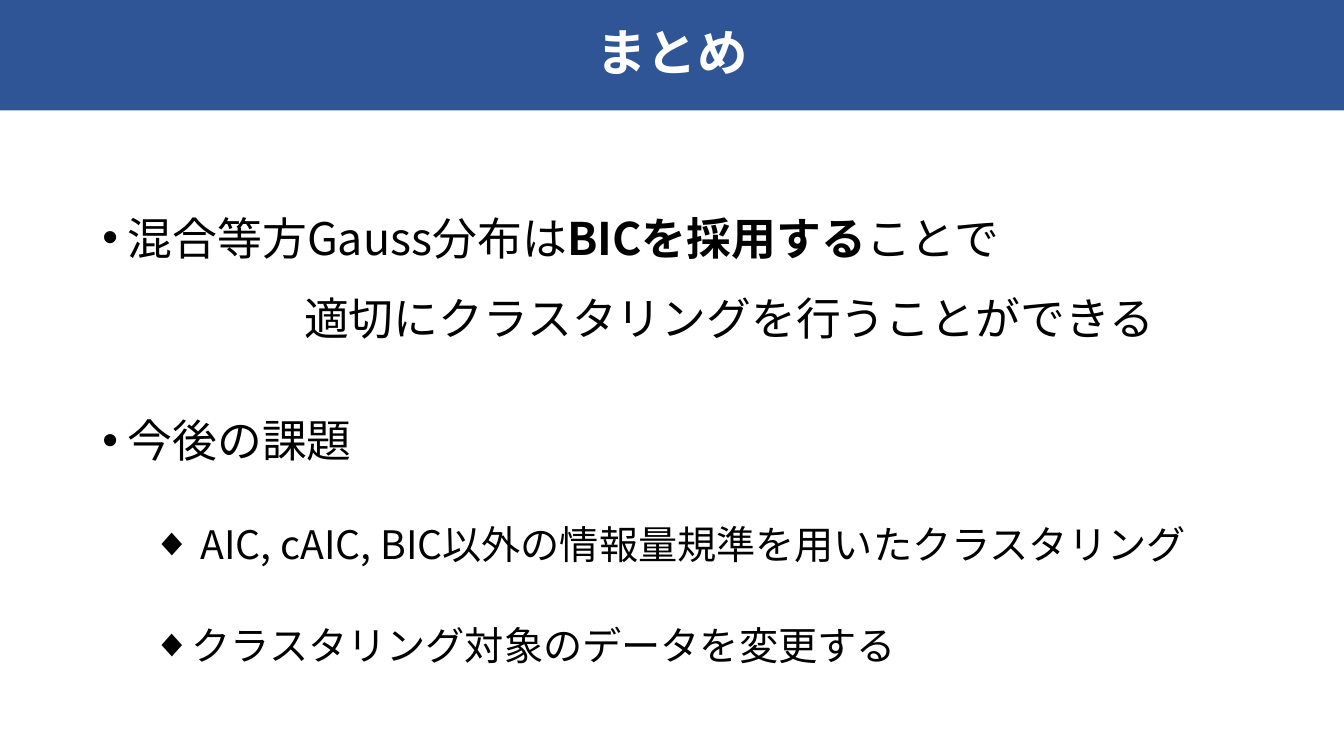
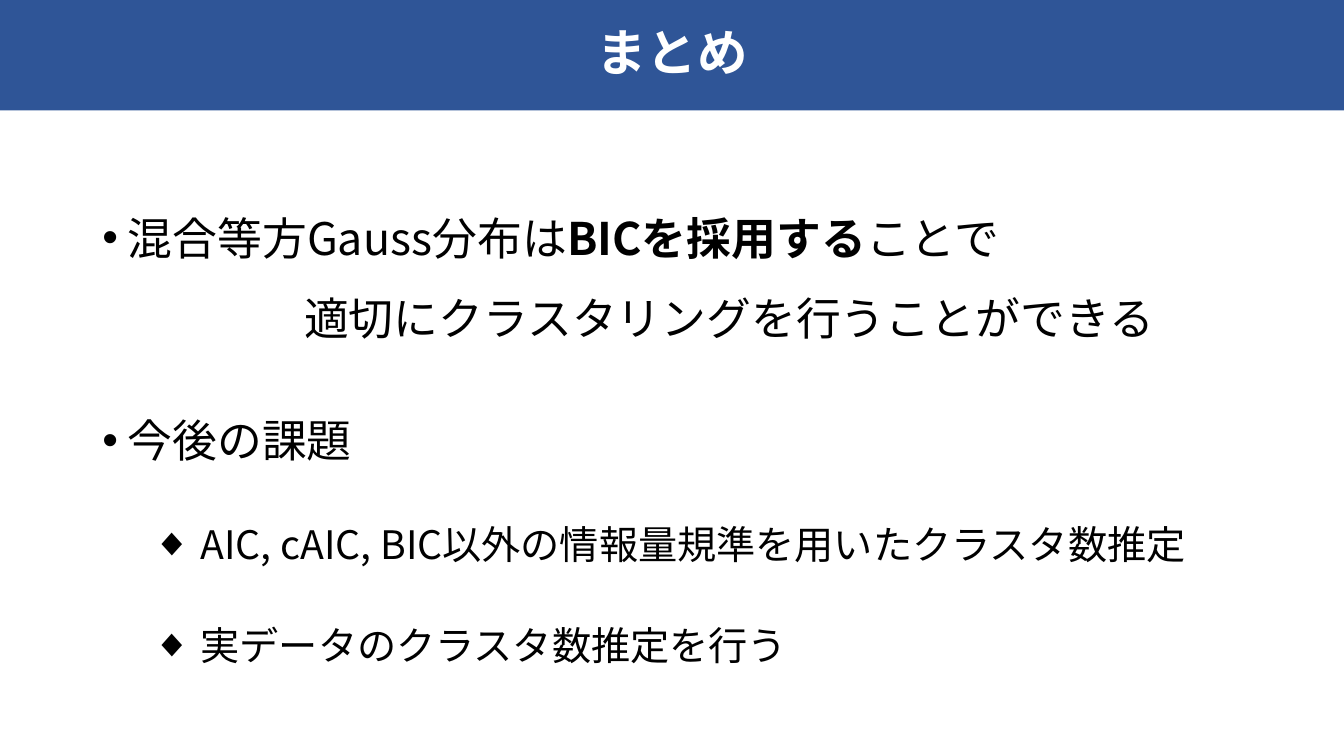
Before and after one commit to raryosu/graduation-research, a slide deck: slide 15 of docs/interim-presen/interim_hagihara.pptx. Drawn at 1344x756 pixels with LibreOffice and Linux fonts; fonts in the diff are those of the drawing. Boxes give left, top, right and bottom in pixels: in the first picture for what was removed or moved away, otherwise in the second. Text is boxed around its words. In the diff, an @@ line names an element or a change of style, - is before the commit and + after.

```diff
--- a/docs/interim-presen/interim_hagihara.pptx
+++ b/docs/interim-presen/interim_hagihara.pptx
@@ text at (x1=201, y1=526, x2=1185, y2=664): text changed @@
-  ◆ AIC, cAIC, BIC以外の情報量規準を用いたクラスタリング
-  ◆ クラスタリング対象のデータを変更する
+  ◆ AIC, cAIC, BIC以外の情報量規準を用いたクラスタ数推定
+  ◆ 実データのクラスタ数推定を行う
```
Also in this commit, not shown: 10 other slides changed.
